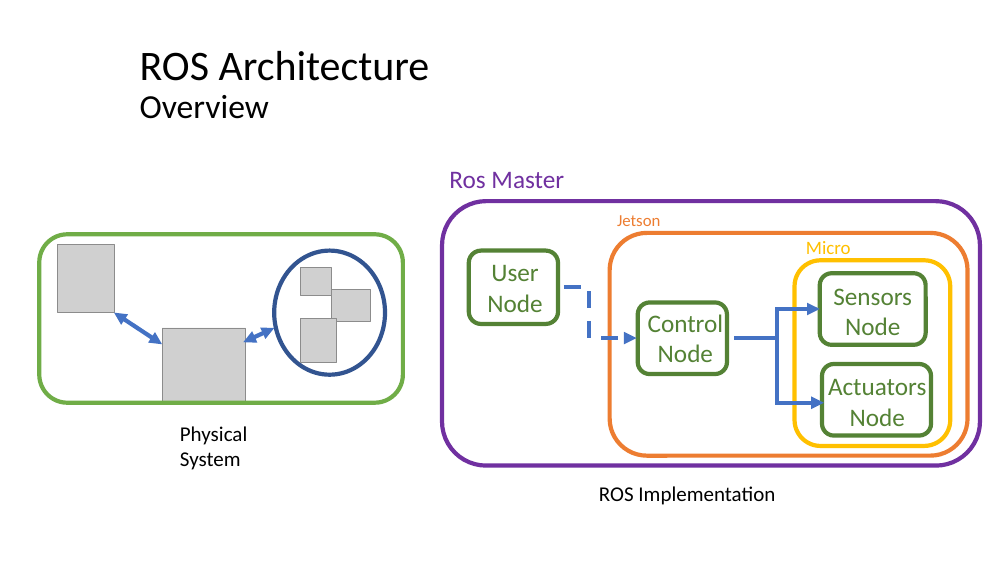
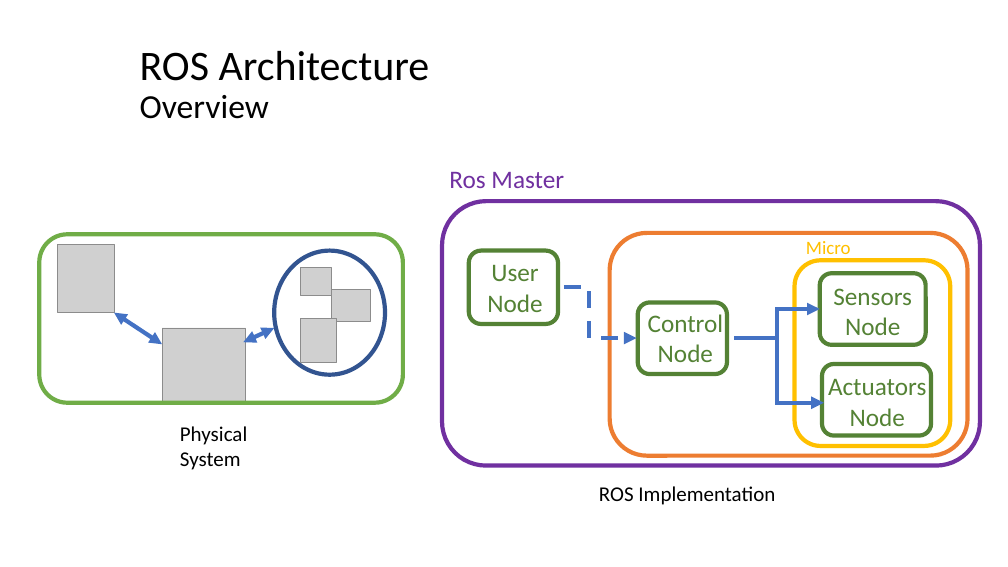
Before and after one commit to josefigarola/ManipulatorsFeb2022-Students, a slide deck: slide 12 of 17_02_2022/Introduction to ROS.pptx (slide 13 before the commit). Drawn at 1008x567 pixels with LibreOffice and Linux fonts; fonts in the diff are those of the drawing; grey boxes stand for pictures; background and template pictures are left out. Boxes give left, top, right and bottom in pixels: in the first picture for what was removed or moved away, otherwise in the second. Text is boxed around its words. In the diff, an @@ line names an element or a change of style, - is before the commit and + after.

```diff
--- a/17_02_2022/Introduction to ROS.pptx
+++ b/17_02_2022/Introduction to ROS.pptx
@@ text removed at box(617, 215, 660, 226) @@
-Jetson
```
Also in this commit, not shown: 1 other slide changed, 2 slides removed, 7 other files.
